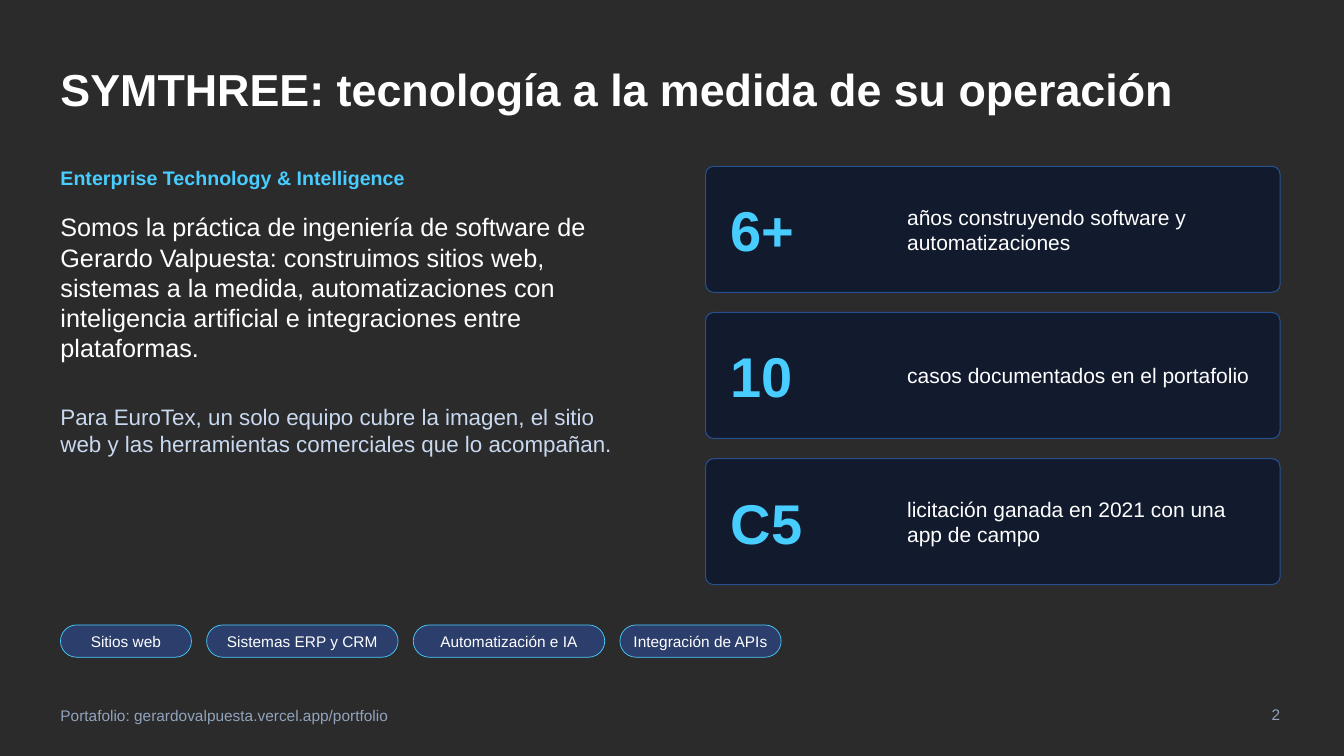
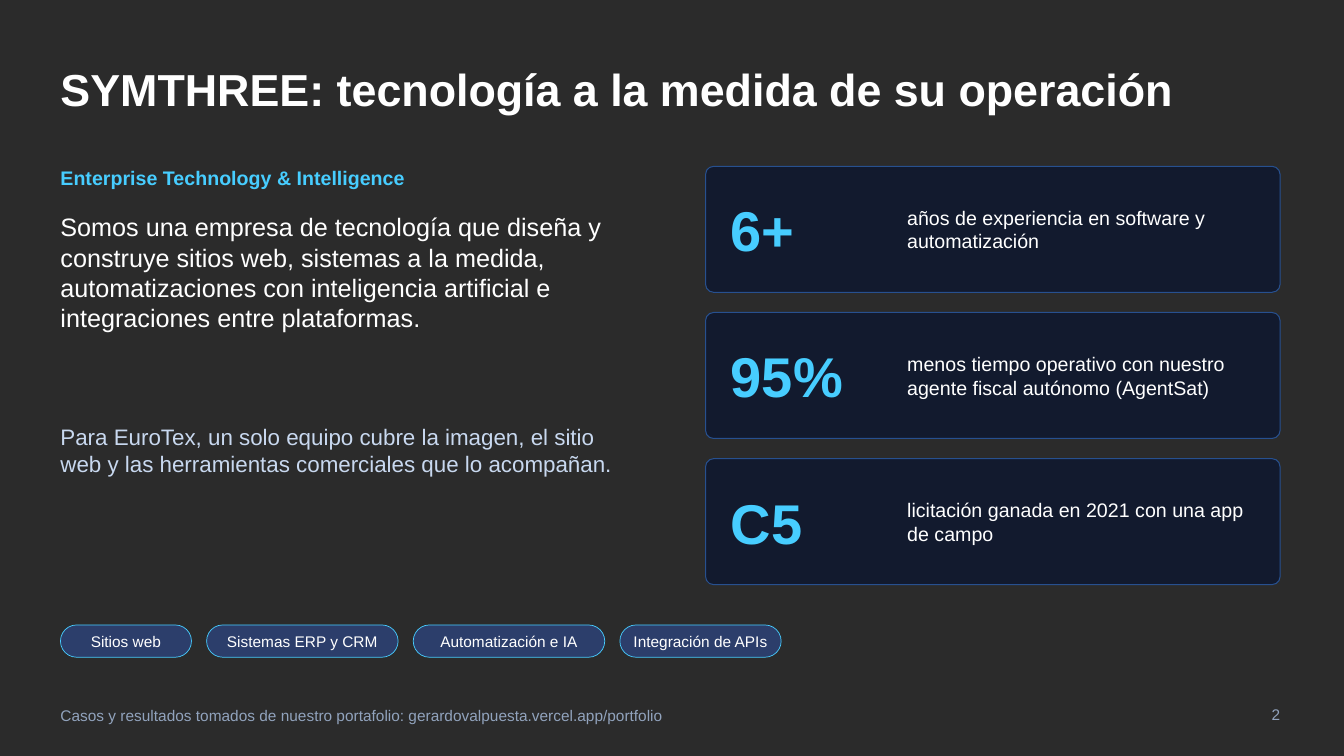
Before and after one commit to GerardoValpuesta/PortafolioWeb, a slide deck: slide 2 of presentaciones/eurotex/SYMTHREE_EuroTex_Propuesta_v2.pptx. Drawn at 1344x756 pixels with LibreOffice and Linux fonts; fonts in the diff are those of the drawing; background and template pictures are left out; a plain dark background stands for a picture behind light text. Boxes give left, top, right and bottom in pixels: in the first picture for what was removed or moved away, otherwise in the second. Text is boxed around its words. In the diff, an @@ line names an element or a change of style, - is before the commit and + after.

```diff
--- a/presentaciones/eurotex/SYMTHREE_EuroTex_Propuesta_v2.pptx
+++ b/presentaciones/eurotex/SYMTHREE_EuroTex_Propuesta_v2.pptx
@@ text at (60, 217, 601, 333): text changed @@
-Somos la práctica de ingeniería de software de Gerardo Valpuesta: construimos sitios web, sistemas a la medida, automatizaciones con inteligencia artificial e integraciones entre plataformas.
+Somos una empresa de tecnología que diseña y construye sitios web, sistemas a la medida, automatizaciones con inteligencia artificial e integraciones entre plataformas.
@@ text at (907, 210, 1205, 249): text changed; size 15 to 14 pt @@
-años construyendo software y automatizaciones
+años de experiencia en software y automatización
@@ text at (731, 358, 843, 398): text changed @@
-10
+95%
@@ text at (907, 356, 1224, 399): text changed; size 15 to 14 pt @@
-casos documentados en el portafolio
+menos tiempo operativo con nuestro agente fiscal autónomo (AgentSat)
@@ text "Para EuroTex, un solo equipo ...": place and size @@
-text "Para EuroTex, un solo equipo ..." at (60, 408, 612, 457)
+text "Para EuroTex, un solo equipo ..." at (60, 428, 612, 477)
@@ text "licitación ganada en 2021 con ..." at (907, 502, 1243, 545): size 15 to 14 pt @@
@@ text at (60, 710, 662, 724): text changed @@
-Portafolio: gerardovalpuesta.vercel.app/portfolio
+Casos y resultados tomados de nuestro portafolio: gerardovalpuesta.vercel.app/portfolio
```
Also in this commit, not shown: 3 other slides changed, 1 other file.
